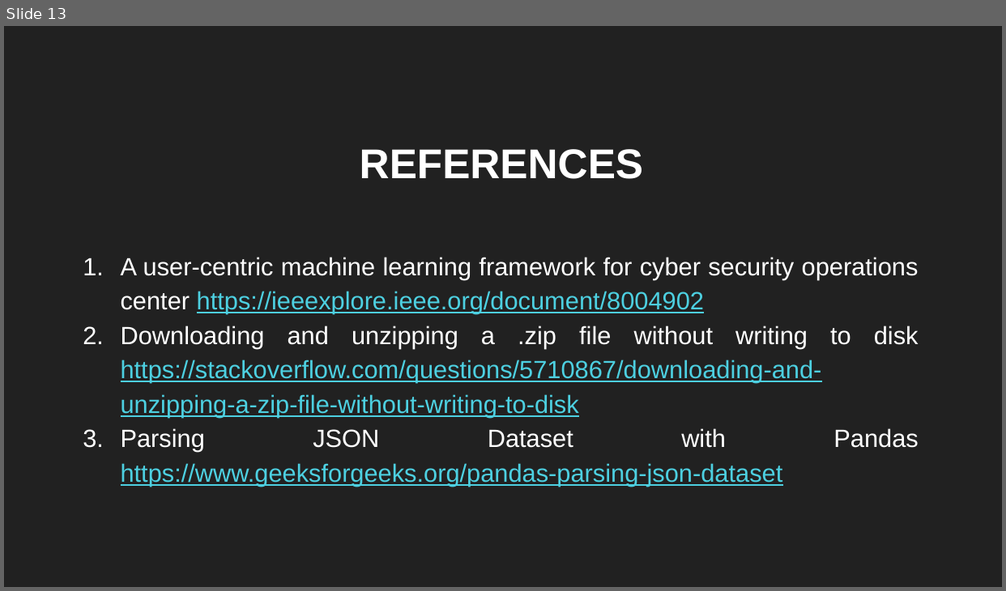
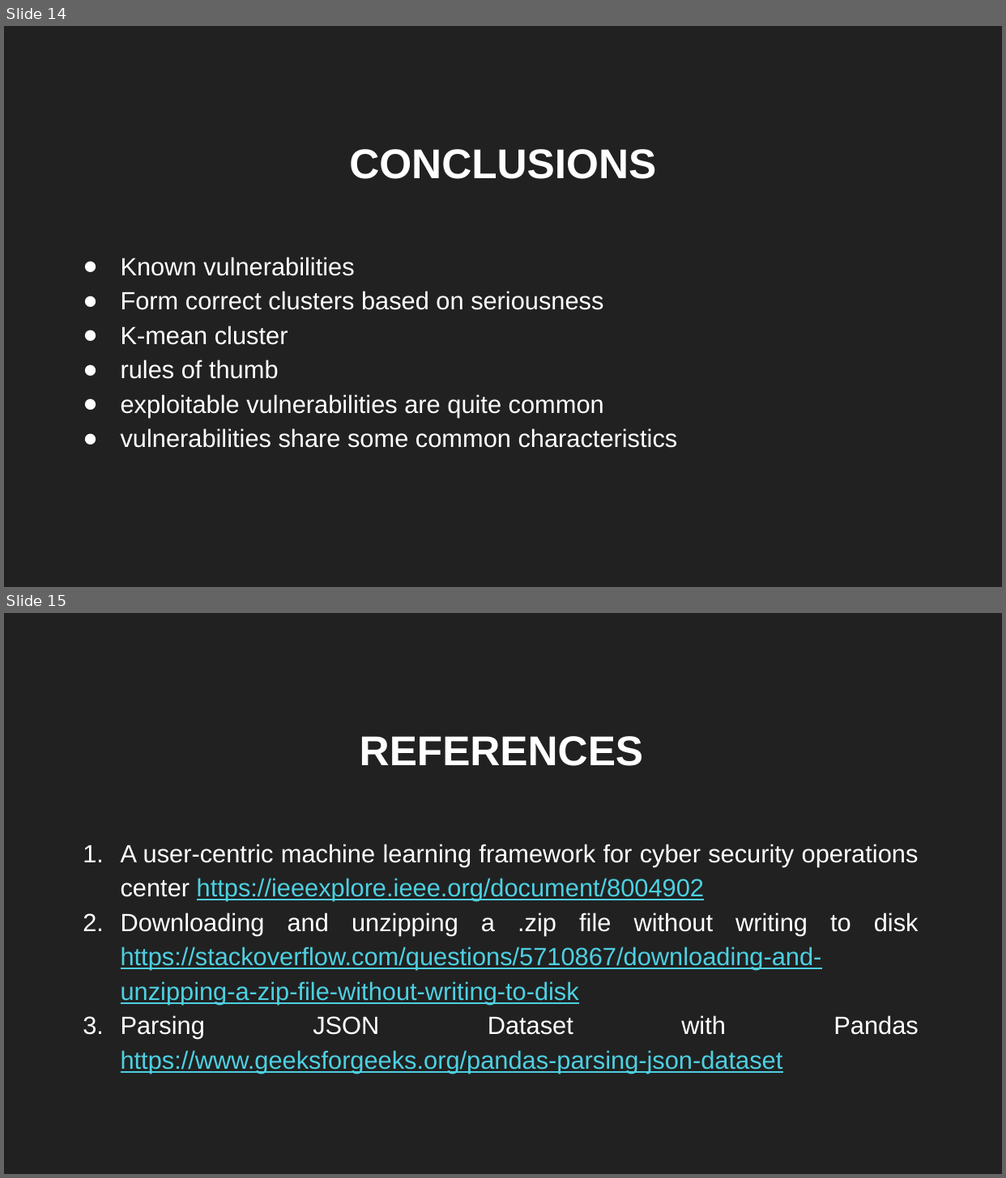
Before and after one commit to sbenstewart/cip-lab, a slide deck: mail these/presentation.pptx. Shown one above the other, each under a label of ours: slide 13 before the commit, slides 14 and 15 after it. The pictures are 1006x591 and 1006x1178 pixels, drawn with LibreOffice and Linux fonts; fonts in the diff are those of the drawing. Boxes give left, top, right and bottom in pixels: in the first picture for what was removed or moved away, otherwise in the second. Text is boxed around its words. In the diff, an @@ line names an element or a change of style, - is before the commit and + after.

```diff
--- a/mail these/presentation.pptx
+++ b/mail these/presentation.pptx
@@ slide 14 added at [4, 26, 1002, 587], background #212121 @@
@@ title added at [349, 149, 656, 179], 30 pt, text #FFFFFF, bold @@
+CONCLUSIONS
@@ subtitle added at [121, 257, 678, 448], 18 pt, text #FFFFFF @@
+● Known vulnerabilities
+● Form correct clusters based on seriousness
+● K-mean cluster
+● rules of thumb
+● exploitable vulnerabilities are quite common
+● vulnerabilities share some common characteristics
@@ what was slide 13 is now slide 15 @@
```
Also in this commit, not shown: 5 slides changed, 1 other slide added, 11 other files.
